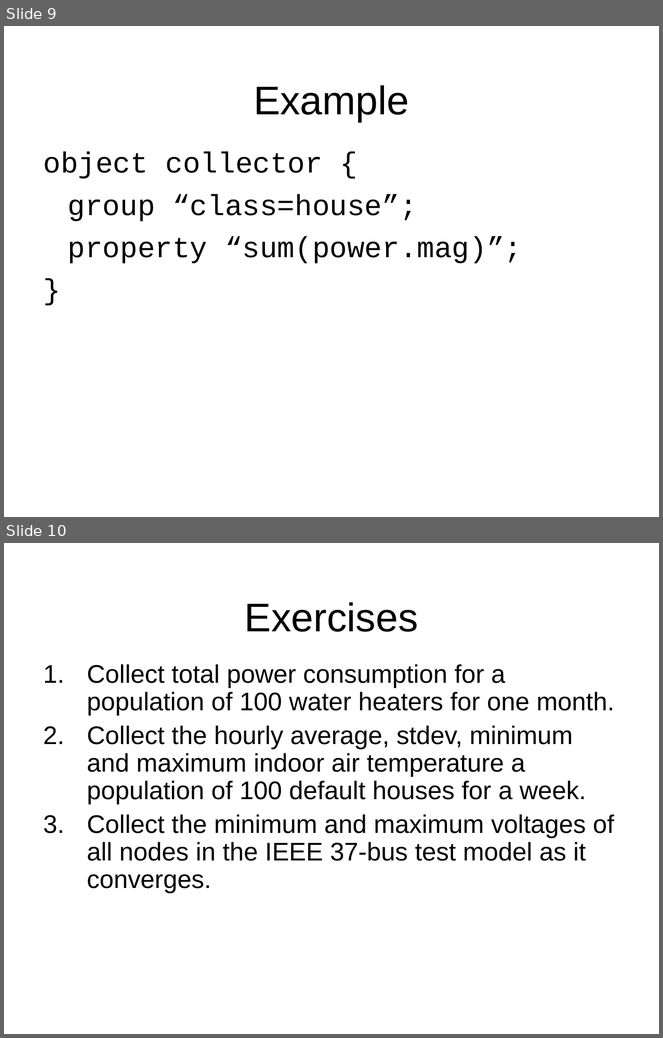
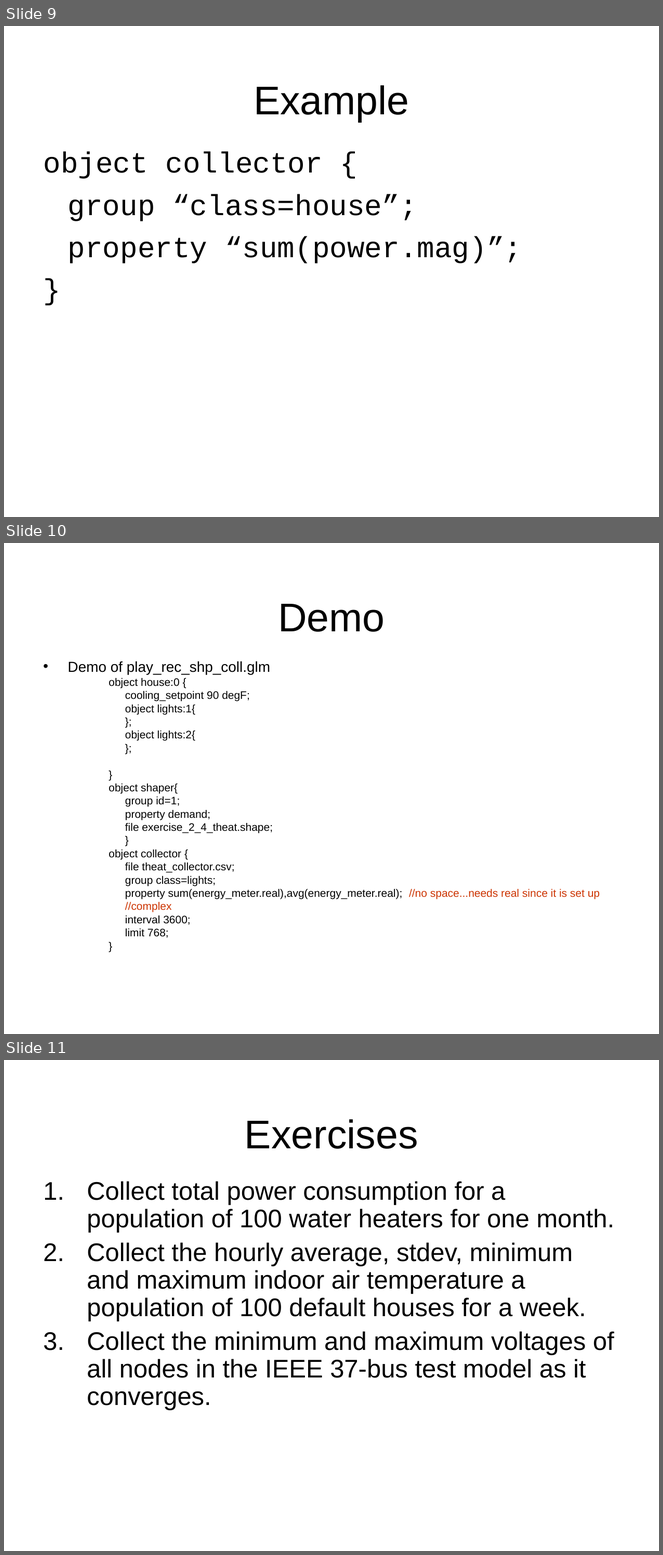
Before and after one commit to gridlab-d/course, a slide deck: 2.4 - Collectors.pps. Shown one above the other, each under a label of ours: slides 9 and 10 before the commit, slides 9, 10 and 11 after it. The pictures are 663x1038 and 663x1555 pixels, drawn with LibreOffice and Linux fonts; fonts in the diff are those of the drawing; background and template pictures are left out. Boxes give left, top, right and bottom in pixels: in the first picture for what was removed or moved away, otherwise in the second. Text is boxed around its words. In the diff, an @@ line names an element or a change of style, - is before the commit and + after.

```diff
--- a/2.4 - Collectors.pps
+++ b/2.4 - Collectors.pps
@@ slide 10 added at <box>4,543,659,1034</box>, background picture (left out) @@
@@ title added at <box>278,604,385,632</box>, 44 pt, text #000000 @@
+Demo
@@ text added at <box>68,661,600,938</box>, 12 pt, text #000000 @@
+• Demo of play_rec_shp_coll.glm
+    object house:0 {
+    cooling_setpoint 90 degF;
+    object lights:1{
+    };
+    object lights:2{
+    };
+    }
+    object shaper{
+    group id=1;
+    property demand;
+    file exercise_2_4_theat.shape;
+    }
+    object collector {
+    file theat_collector.csv;
+    group class=lights;
+    property sum(energy_meter.real),avg(energy_meter.real); //no space...needs real since it is set up
+    //complex
+    interval 3600;
+    limit 768;
+    }
@@ what was slide 10 is now slide 11 @@
```
Also in this commit, not shown: 4 other files.
